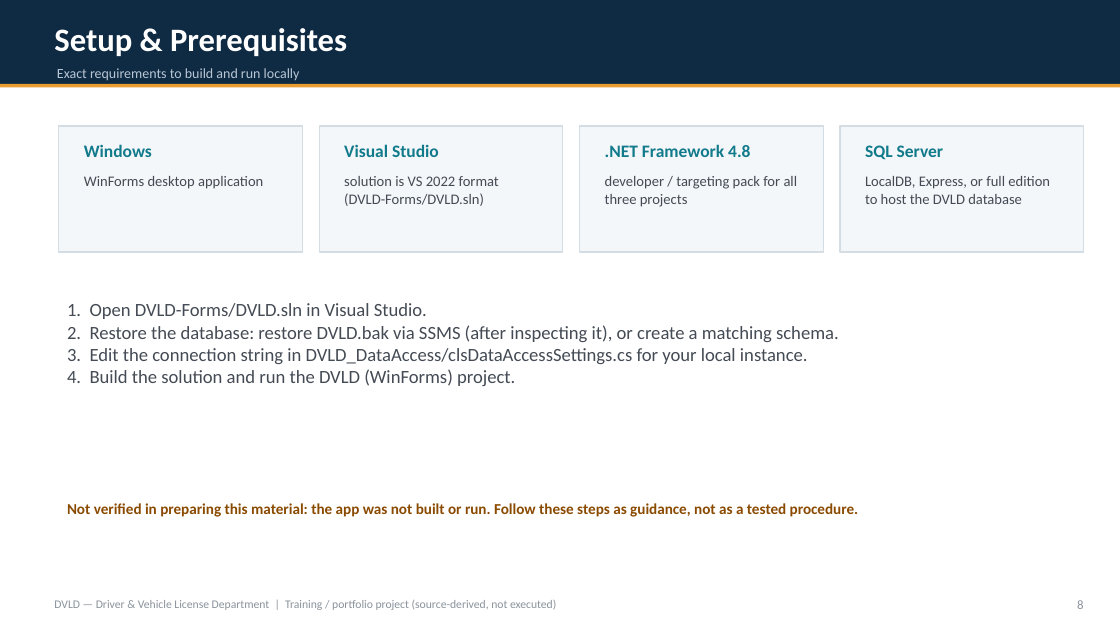
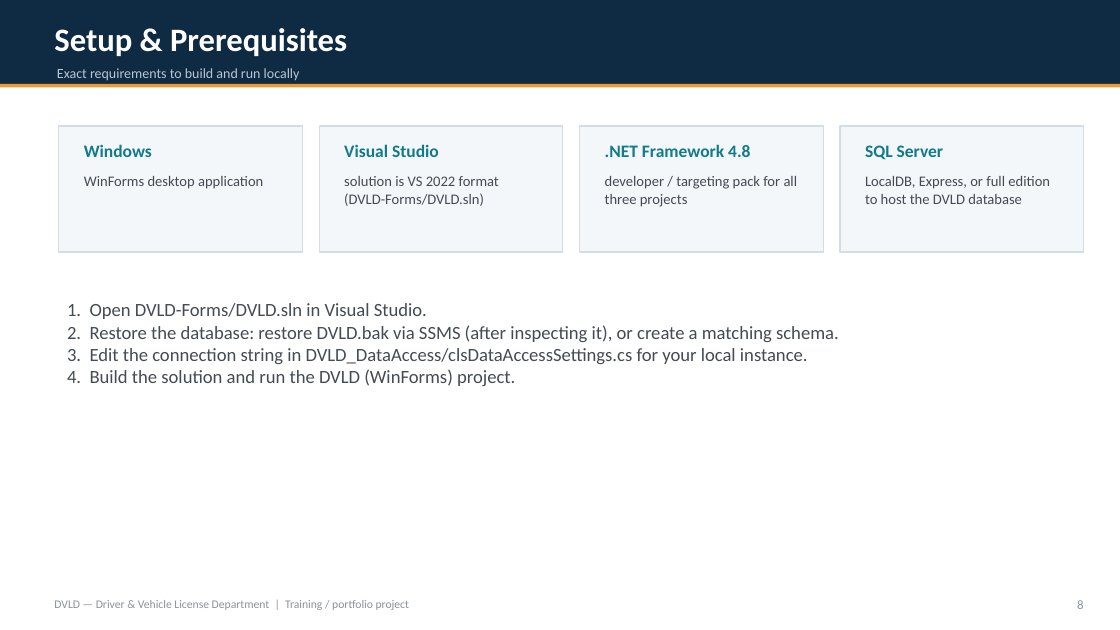
Before and after one commit to MamdouhAlsaodi/DVLD-Full-Stack-Database, a slide deck: slide 8 of docs/DVLD-System-Overview.pptx. Drawn at 1120x630 pixels with LibreOffice and Linux fonts; fonts in the diff are those of the drawing. Boxes give left, top, right and bottom in pixels: in the first picture for what was removed or moved away, otherwise in the second. Text is boxed around its words. In the diff, an @@ line names an element or a change of style, - is before the commit and + after.

```diff
--- a/docs/DVLD-System-Overview.pptx
+++ b/docs/DVLD-System-Overview.pptx
@@ text removed at (67, 503, 858, 517) @@
-Not verified in preparing this material: the app was not built or run. Follow these steps as guidance, not as a tested procedure.
@@ text at (54, 600, 409, 610): text changed @@
-DVLD — Driver & Vehicle License Department | Training / portfolio project (source-derived, not executed)
+DVLD — Driver & Vehicle License Department | Training / portfolio project
```
Also in this commit, not shown: 7 other slides changed, 2 other files.
